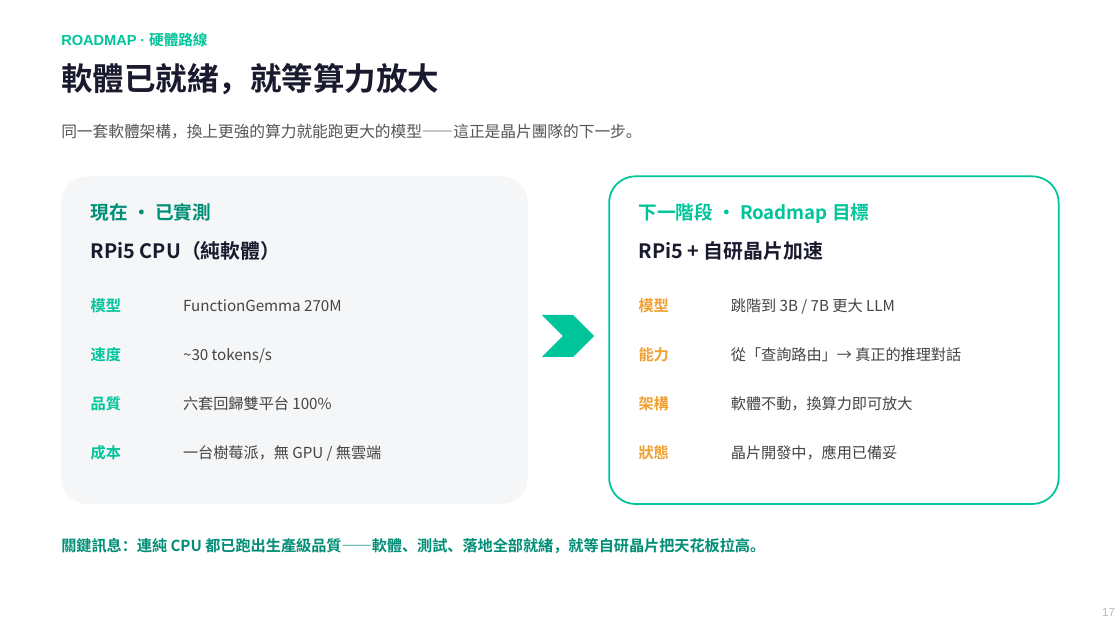
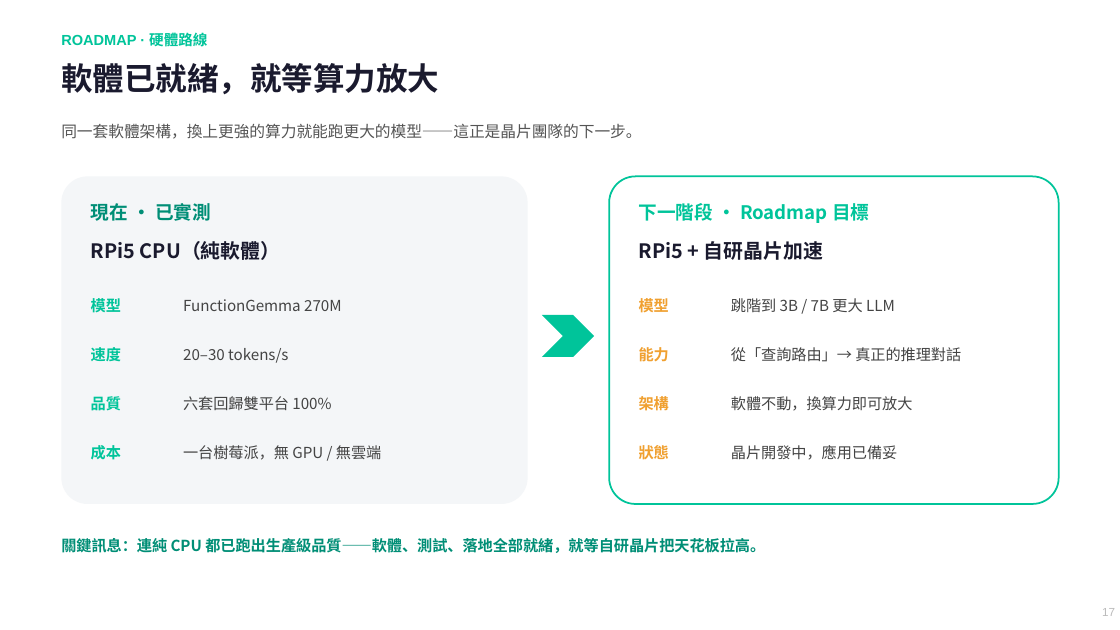
Before and after one commit to chunyen627-afk/warehouse-v2-agent, a slide deck: slide 17 of 倉管Agent_專案簡報.pptx. Drawn at 1120x630 pixels with LibreOffice and Linux fonts; fonts in the diff are those of the drawing. Boxes give left, top, right and bottom in pixels: in the first picture for what was removed or moved away, otherwise in the second. Text is boxed around its words. In the diff, an @@ line names an element or a change of style, - is before the commit and + after.

```diff
--- a/倉管Agent_專案簡報.pptx
+++ b/倉管Agent_專案簡報.pptx
@@ text at [183, 348, 288, 363]: text changed @@
-~30 tokens/s
+20–30 tokens/s
```
Also in this commit, not shown: 9 other slides changed, 1 other file.
